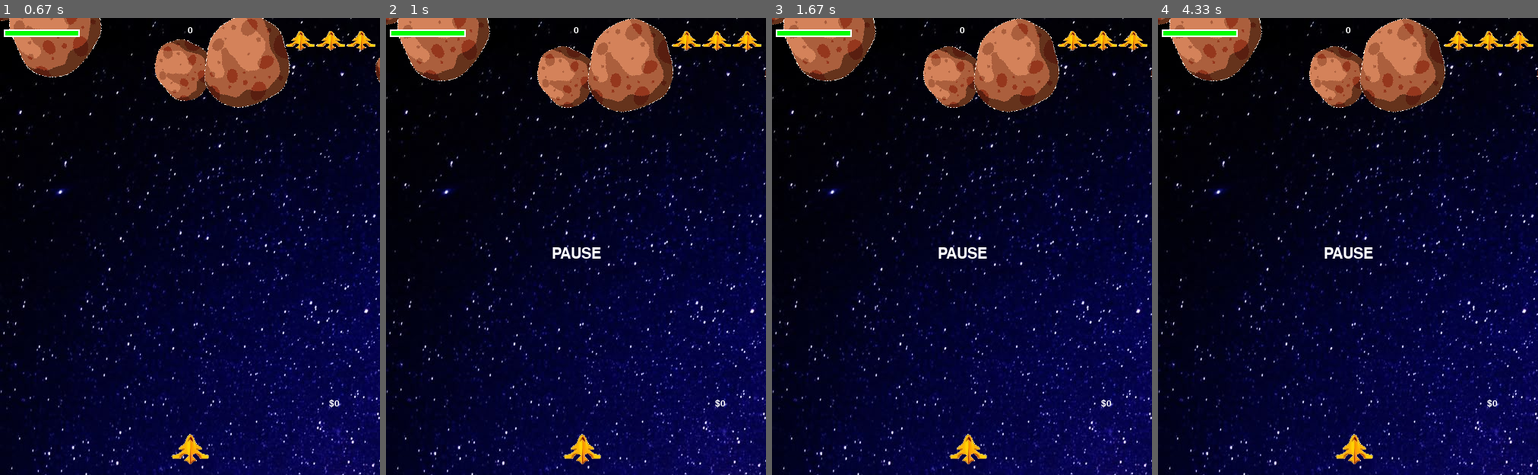
Above: before the commit, frames 1-4 (left to right).
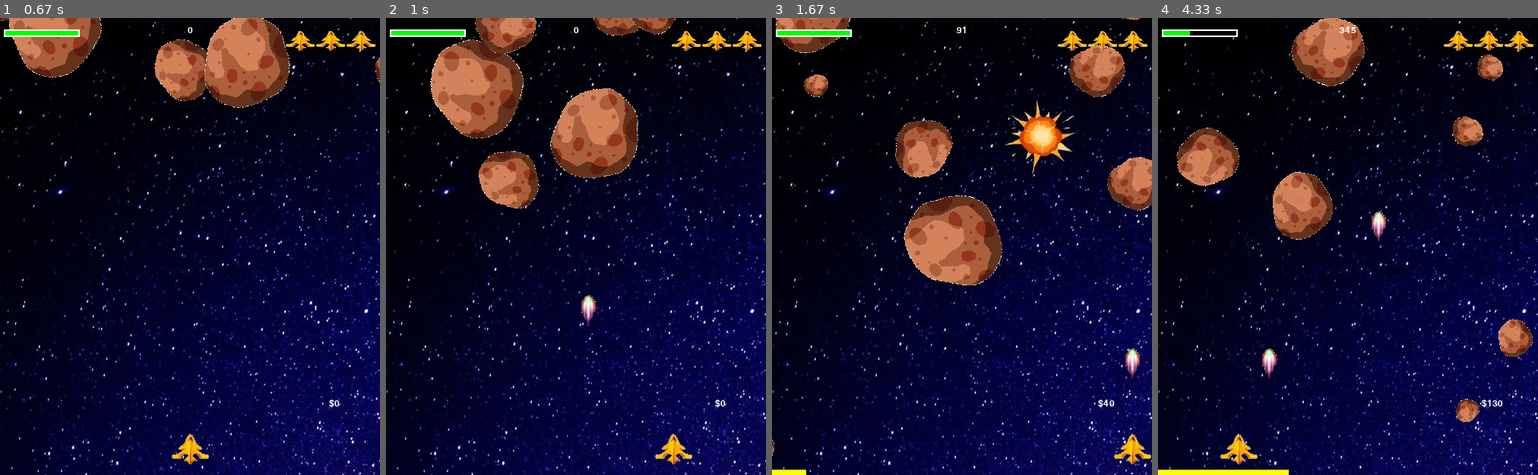
Above: after the commit, the same moments.

Repository: 1140214jason/Jason
Game: pygame game, started from pygame自主學習.py
Two runs of this game, one before a commit and one after it. Both use one fixed random seed, a clock stepped at 60 frames per second and the inputs below.
Inputs:
- Up to frame 1 (0.67 s): tap Space at 0.33 s
- Up to frame 2 (1 s): hold P from 0.67 s (still down); hold Right from 0.67 s (still down); tap Space at 0.73 s
- Up to frame 3 (1.67 s): tap Space at 1.03, 1.23, 1.53 s; release P at 1.13 s; release Right at 1.13 s; hold Right 1.17-1.63 s
- Up to frame 4 (4.33 s): hold Right 1.67-2.13 s; tap Space at 1.73, 2.03, 2.23, 2.53, 2.8, 3.1, 3.23, 3.53, 3.9, 4.2 s; hold Left 2.17-2.7 s; hold Left 2.73-3.13 s; hold Right 3.17-3.8 s; hold Left 3.83-4.3 s

Frame 1 is identical in both runs. In frame 2, 17% of the frame differs, in the area x 0-100%, y 0-98%; in frame 3, 17%, in the area x 0-100%, y 0-100%; in frame 4, 15%.

Commit message:
Update pygame自主學習.py

Diff:
--- a/pygame自主學習.py
+++ b/pygame自主學習.py
@@ -426,9 +426,8 @@
                 if event.type == pygame.QUIT:
                     pygame.quit()
                 elif event.type == pygame.KEYDOWN:
-                    if event.key == pygame.K_p:
-                        show_pause = False
-                        waiting = False
+                    show_pause = False
+                    waiting = False
 
     clock.tick(FPS)
     #取得輸入
